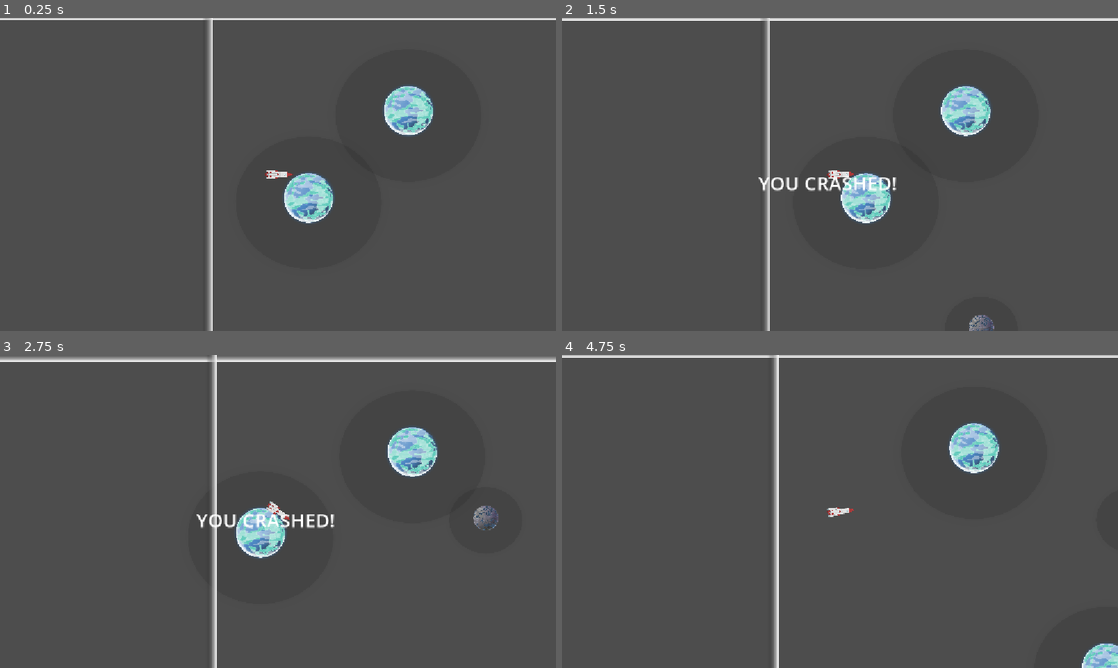
Above: before the commit, frames 1-4 (two rows, left to right).
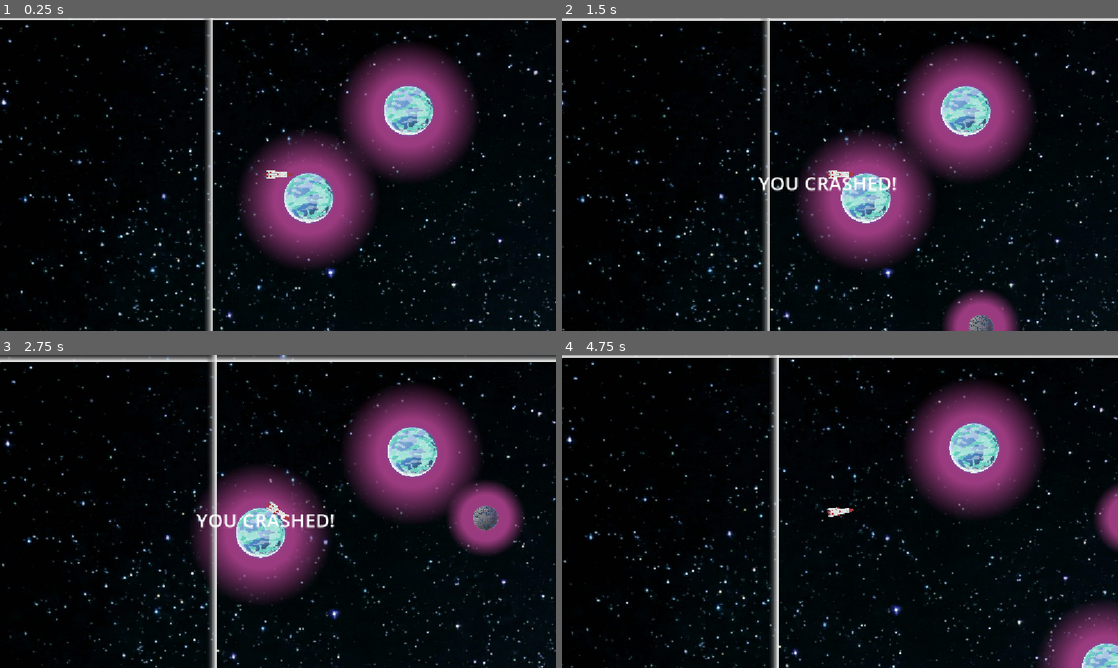
Above: after the commit, the same moments.

Repository: gilad905/space-jam
Game: Godot game, scene res://scenes/main.tscn
The game is run twice, just before and just after one commit, with the same random seed, the same clock (stepped at 60 frames per second) and the same inputs.
Inputs:
- Up to frame 1 (0.25 s): no input
- Up to frame 2 (1.5 s): hold Right (right) 0.53-1.28 s; tap Enter at 1.25 s; hold Left (left) from 1.28 s (still down)
- Up to frame 3 (2.75 s): tap Space at 2 s; release Left (left) at 2.03 s; hold Right (right) from 2.03 s (still down)
- Up to frame 4 (4.75 s): tap Enter at 3.5 s; release Right (right) at 3.53 s; hold Left (left) from 3.53 s (still down); tap Space at 4.25 s

The runs differ from the first frame. In frame 1, 96% of the frame differs, in the area x 0-100%, y 0-100%; in frame 2, 96%; in frame 3, 95%; in frame 4, 96%.

Commit message:
sky; planet gradients

Diff:
--- a/src/scenes/main.tscn
+++ b/src/scenes/main.tscn
@@ -16,6 +16,7 @@
 [ext_resource type="AudioStream" uid="uid://c6tqyrm4qaut3" path="res://assets/audio/aud_thrusterFire.ogg" id="11_ya4ey"]
 [ext_resource type="AudioStream" uid="uid://yfsoto5aca6p" path="res://assets/audio/aud_impact.ogg" id="13_trceg"]
 [ext_resource type="AudioStream" uid="uid://c38txp4au57xq" path="res://assets/audio/aud_win.ogg" id="15_jkv2x"]
+[ext_resource type="Texture2D" uid="uid://bary6vlhbnw17" path="res://assets/outer_sky.jpg" id="17_muem4"]
 
 [sub_resource type="CircleShape2D" id="CircleShape2D_qw2ki"]
 radius = 50.27
@@ -40,6 +41,12 @@
 map_size = Vector2(3000, 3000)
 planet_count = 20
 
+[node name="Sprite2D" type="Sprite2D" parent="." unique_id=1874850161]
+position = Vector2(1320.4314, 1208.6802)
+rotation = 1.5707964
+scale = Vector2(1.0552735, 1.0552735)
+texture = ExtResource("17_muem4")
+
 [node name="Goal" type="Area2D" parent="." unique_id=1630456284 groups=["walls"]]
 position = Vector2(2533, 364)
 collision_layer = 4
@@ -53,13 +60,13 @@
 
 [node name="Planets" type="Node2D" parent="." unique_id=1178352443]
 
-[node name="Planet2" parent="Planets" unique_id=1218271996 instance=ExtResource("3_85g3d")]
+[node name="PlanetSmall" parent="Planets" unique_id=1218271996 instance=ExtResource("3_85g3d")]
 position = Vector2(1003, 480)
 
-[node name="Planet" parent="Planets" unique_id=1172395948 instance=ExtResource("4_jyhfs")]
+[node name="PlanetBasic" parent="Planets" unique_id=1172395948 instance=ExtResource("4_jyhfs")]
 position = Vector2(395, 212)
 
-[node name="Planet3" parent="Planets" unique_id=1138865533 instance=ExtResource("5_choun")]
+[node name="PlanetMedium" parent="Planets" unique_id=1138865533 instance=ExtResource("5_choun")]
 position = Vector2(1412, 223)
 
 [node name="Player" type="RigidBody2D" parent="." unique_id=1514733619 groups=["player"]]
--- a/src/scenes/planets/PlanetSmall.tscn
+++ b/src/scenes/planets/PlanetSmall.tscn
@@ -2,7 +2,6 @@
 
 [ext_resource type="Script" uid="uid://djan4ecmasfhm" path="res://scripts/planet_basic.gd" id="1_oq4h3"]
 [ext_resource type="Texture2D" uid="uid://cpqu0asht0xwh" path="res://assets/planet09.png" id="2_oq4h3"]
-[ext_resource type="Texture2D" uid="uid://dj5lf7efhjcb6" path="res://assets/planet00.png" id="3_dm5rm"]
 
 [sub_resource type="CircleShape2D" id="CircleShape2D_tn5fw"]
 radius = 52.086468
@@ -10,18 +9,21 @@
 [sub_resource type="CircleShape2D" id="CircleShape2D_qlois"]
 radius = 150.0
 
+[sub_resource type="Gradient" id="Gradient_rjocx"]
+offsets = PackedFloat32Array(0.22020726, 0.5699482)
+colors = PackedColorArray(0.60784316, 0.23137255, 0.49803922, 1, 0.60784316, 0.23137255, 0.49803922, 0)
+
+[sub_resource type="GradientTexture2D" id="GradientTexture2D_muem4"]
+gradient = SubResource("Gradient_rjocx")
+fill = 1
+fill_from = Vector2(0.5, 0.5)
+
 [node name="Planet" type="Node2D" unique_id=1218271996]
 position = Vector2(1, 0)
 scale = Vector2(0.5, 0.5)
 script = ExtResource("1_oq4h3")
 
-[node name="PlanetSprite2" type="Sprite2D" parent="." unique_id=207603033]
-position = Vector2(1.105, 0)
-scale = Vector2(0.05, 0.05)
-texture = ExtResource("2_oq4h3")
-
 [node name="Surface" type="StaticBody2D" parent="." unique_id=1029654868 groups=["walls"]]
-position = Vector2(1, -1)
 scale = Vector2(0.49, 0.49)
 
 [node name="SurfaceCollision" type="CollisionShape2D" parent="Surface" unique_id=2111169886]
@@ -39,13 +41,13 @@
 gravity = 50.0
 
 [node name="GravityCollision" type="CollisionShape2D" parent="GravityArea" unique_id=1579666006]
-position = Vector2(1, 7)
+visible = false
 shape = SubResource("CircleShape2D_qlois")
 
 [node name="PlanetSprite3" type="Sprite2D" parent="GravityArea" unique_id=2000859241]
-modulate = Color(0.003921569, 0.003921569, 0.003921569, 1)
-self_modulate = Color(1, 1, 1, 0.11764706)
-z_index = -2
-position = Vector2(1.105, 10.000002)
-scale = Vector2(0.324, 0.3)
-texture = ExtResource("3_dm5rm")
+scale = Vector2(5.8401637, 5.7377048)
+texture = SubResource("GradientTexture2D_muem4")
+
+[node name="PlanetSprite2" type="Sprite2D" parent="." unique_id=207603033]
+scale = Vector2(0.05, 0.05)
+texture = ExtResource("2_oq4h3")
--- a/src/scenes/planets/Planet_Basic2.tscn
+++ b/src/scenes/planets/Planet_Basic2.tscn
@@ -3,27 +3,24 @@
 [ext_resource type="Script" uid="uid://djan4ecmasfhm" path="res://scripts/planet_basic.gd" id="1_iurgk"]
 [ext_resource type="Texture2D" uid="uid://dj5lf7efhjcb6" path="res://assets/planet00.png" id="2_7tmba"]
 
+[sub_resource type="CircleShape2D" id="CircleShape2D_qlois"]
+radius = 150.0
+
+[sub_resource type="Gradient" id="Gradient_iurgk"]
+offsets = PackedFloat32Array(0.3341969, 0.7098446)
+colors = PackedColorArray(0.60784316, 0.23137255, 0.49803922, 1, 0.60784316, 0.23137255, 0.49803922, 0)
+
+[sub_resource type="GradientTexture2D" id="GradientTexture2D_7tmba"]
+gradient = SubResource("Gradient_iurgk")
+fill = 1
+fill_from = Vector2(0.5, 0.5)
+
 [sub_resource type="CircleShape2D" id="CircleShape2D_tn5fw"]
 radius = 52.086468
-
-[sub_resource type="CircleShape2D" id="CircleShape2D_qlois"]
-radius = 150.0
 
 [node name="Planet" type="Node2D" unique_id=1218271996]
 script = ExtResource("1_iurgk")
 gravity_strength = 80.0
-
-[node name="PlanetSprite2" type="Sprite2D" parent="." unique_id=207603033]
-position = Vector2(1.105, 0)
-scale = Vector2(0.1, 0.1)
-texture = ExtResource("2_7tmba")
-
-[node name="Surface" type="StaticBody2D" parent="." unique_id=1029654868 groups=["walls"]]
-position = Vector2(1, -1)
-collision_layer = 2
-
-[node name="SurfaceCollision" type="CollisionShape2D" parent="Surface" unique_id=2111169886]
-shape = SubResource("CircleShape2D_tn5fw")
 
 [node name="GravityArea" type="Area2D" parent="." unique_id=405075613]
 collision_layer = 4
@@ -35,13 +32,24 @@
 gravity = 150.0
 
 [node name="GravityCollision" type="CollisionShape2D" parent="GravityArea" unique_id=1579666006]
+visible = false
 position = Vector2(1, 7)
 shape = SubResource("CircleShape2D_qlois")
 
-[node name="PlanetSprite3" type="Sprite2D" parent="GravityArea" unique_id=2000859241]
-modulate = Color(0.003921569, 0.003921569, 0.003921569, 1)
-self_modulate = Color(1, 1, 1, 0.11764706)
-z_index = -2
-position = Vector2(1.105, 10.000002)
-scale = Vector2(0.295, 0.268)
+[node name="PlanetSprite4" type="Sprite2D" parent="GravityArea" unique_id=1872923387]
+position = Vector2(0.4999962, 3.4999847)
+scale = Vector2(4.734375, 4.7343745)
+texture = SubResource("GradientTexture2D_7tmba")
+
+[node name="Surface" type="StaticBody2D" parent="." unique_id=1029654868 groups=["walls"]]
+position = Vector2(1, -1)
+collision_layer = 2
+
+[node name="SurfaceCollision" type="CollisionShape2D" parent="Surface" unique_id=2111169886]
+visible = false
+shape = SubResource("CircleShape2D_tn5fw")
+
+[node name="PlanetSprite2" type="Sprite2D" parent="Surface" unique_id=207603033]
+position = Vector2(0.10500002, 1)
+scale = Vector2(0.1, 0.1)
 texture = ExtResource("2_7tmba")
--- a/src/scenes/planets/Planet_Medium.tscn
+++ b/src/scenes/planets/Planet_Medium.tscn
@@ -2,7 +2,6 @@
 
 [ext_resource type="Script" uid="uid://djan4ecmasfhm" path="res://scripts/planet_basic.gd" id="1_rns43"]
 [ext_resource type="Texture2D" uid="uid://bh3dsa8djs7bg" path="res://assets/planet04.png" id="2_bfcn3"]
-[ext_resource type="Texture2D" uid="uid://dj5lf7efhjcb6" path="res://assets/planet00.png" id="2_uryk7"]
 
 [sub_resource type="CircleShape2D" id="CircleShape2D_tn5fw"]
 radius = 52.086468
@@ -10,20 +9,24 @@
 [sub_resource type="CircleShape2D" id="CircleShape2D_qlois"]
 radius = 150.0
 
+[sub_resource type="Gradient" id="Gradient_0sfw8"]
+offsets = PackedFloat32Array(0.39896372, 0.6761658)
+colors = PackedColorArray(0.60784316, 0.23137255, 0.49803922, 1, 0.60784316, 0.23137255, 0.49803922, 0)
+
+[sub_resource type="GradientTexture2D" id="GradientTexture2D_rjocx"]
+gradient = SubResource("Gradient_0sfw8")
+fill = 1
+fill_from = Vector2(0.5, 0.5)
+
 [node name="Planet" type="Node2D" unique_id=1218271996]
 scale = Vector2(0.5, 0.5)
 script = ExtResource("1_rns43")
 
-[node name="PlanetSprite2" type="Sprite2D" parent="." unique_id=207603033]
-position = Vector2(1.105, 0)
-scale = Vector2(0.1, 0.1)
-texture = ExtResource("2_bfcn3")
-
 [node name="Surface" type="StaticBody2D" parent="." unique_id=1029654868 groups=["walls"]]
-position = Vector2(1, -1)
 collision_layer = 2
 
 [node name="SurfaceCollision" type="CollisionShape2D" parent="Surface" unique_id=2111169886]
+visible = false
 shape = SubResource("CircleShape2D_tn5fw")
 
 [node name="GravityArea" type="Area2D" parent="." unique_id=405075613]
@@ -36,13 +39,14 @@
 gravity = 150.0
 
 [node name="GravityCollision" type="CollisionShape2D" parent="GravityArea" unique_id=1579666006]
-position = Vector2(1, 7)
+visible = false
 shape = SubResource("CircleShape2D_qlois")
 
 [node name="PlanetSprite3" type="Sprite2D" parent="GravityArea" unique_id=2000859241]
-modulate = Color(0.003921569, 0.003921569, 0.003921569, 1)
-self_modulate = Color(1, 1, 1, 0.11764706)
-z_index = -2
-position = Vector2(1.105, 10.000002)
-scale = Vector2(0.295, 0.268)
-texture = ExtResource("2_uryk7")
+position = Vector2(4.7683716e-07, 0)
+scale = Vector2(5.5, 5.375)
+texture = SubResource("GradientTexture2D_rjocx")
+
+[node name="PlanetSprite2" type="Sprite2D" parent="." unique_id=207603033]
+scale = Vector2(0.1, 0.1)
+texture = ExtResource("2_bfcn3")
Binary file added: src/assets/outer_sky.jpg
Not shown, added: src/assets/outer_sky.jpg.import
